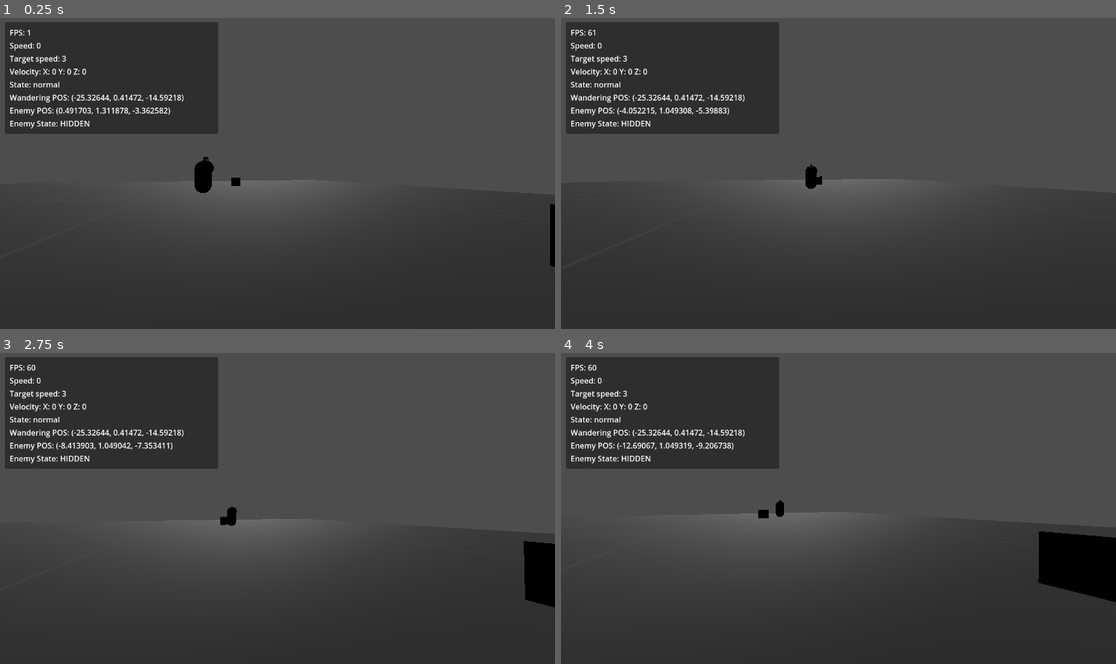
Above: before the commit, frames 1-4 (two rows, left to right).
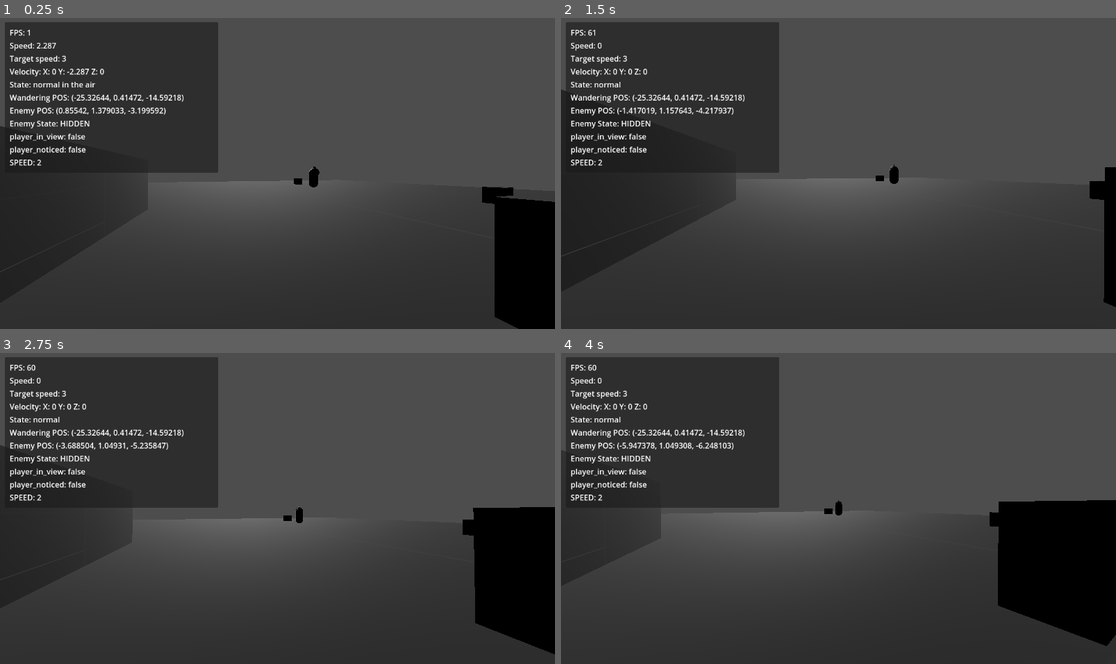
Above: after the commit, the same moments.

Repository: JaredTRand/scarejam2024
Game: Godot game, scene res://Test_Level/Test_level1.tscn
Two runs of this game, one before a commit and one after it. Both use one fixed random seed, a clock stepped at 60 frames per second and the inputs below.
Inputs (mouse positions are in pixels of both pictures, inside the frame that each line leads up to):
- Up to frame 1 (0.25 s): no input
- Up to frame 2 (1.5 s): tap Enter (ui_accept) at 0.5, 0.77 s; move the mouse to (866, 170) at 0.52 s; hold Up (ui_up) from 0.53 s (still down); move the mouse to (810, 173) at 1.27 s
- Up to frame 3 (2.75 s): keep holding Up (ui_up); tap Enter (ui_accept) at 1.52 s; move the mouse to (288, 502) at 2.02 s
- Up to frame 4 (4 s): keep holding Up (ui_up); tap Enter (ui_accept) at 2.75, 3.02, 3.77 s; move the mouse to (832, 511) at 2.77 s; move the mouse to (877, 511) at 3.52 s

The runs differ from the first frame. In frame 1, 13% of the frame differs, in the area x 0-100%, y 7-100%; in frame 2, 9.7%; in frame 3, 13%, in the area x 0-100%, y 28-97%; in frame 4, 13%.

Commit message:
a bit more billy logic

Diff:
--- a/Enemies/Billy/Billy.tscn
+++ b/Enemies/Billy/Billy.tscn
@@ -27,11 +27,17 @@
 [sub_resource type="CapsuleShape3D" id="CapsuleShape3D_ryej0"]
 
 [sub_resource type="CylinderShape3D" id="CylinderShape3D_t1bbh"]
+radius = 12.0
+
+[sub_resource type="CylinderShape3D" id="CylinderShape3D_gg82o"]
+radius = 20.0
 
 [node name="Billy" type="CharacterBody3D" groups=["enemy"]]
 script = ExtResource("1_07erv")
-SPEED = 4.0
+SPEED = 2.0
+RUN_SPEED = 4.0
 TURN_SPEED = 3.5
+ENEMY_FOV = 60
 
 [node name="billiyMesh" type="Node3D" parent="."]
 
@@ -69,8 +75,16 @@
 transform = Transform3D(-1, 0, -8.74228e-08, 0, 1, 0, 8.74228e-08, 0, -1, 0, 0, 0)
 
 [node name="CollisionShape3D" type="CollisionShape3D" parent="see_player"]
-transform = Transform3D(-13, 0, -1.1365e-06, 0, 1, 0, 1.1365e-06, 0, -13, 0, 0, 0)
+transform = Transform3D(-1, 0, -1.50996e-07, 0, 1, 0, 1.50996e-07, 0, -1, 0, 0, 0)
 shape = SubResource("CylinderShape3D_t1bbh")
+
+[node name="notice_player" type="Area3D" parent="."]
+
+[node name="CollisionShape3D" type="CollisionShape3D" parent="notice_player"]
+shape = SubResource("CylinderShape3D_gg82o")
 
 [connection signal="timeout" from="wait_in_pos_timer" to="." method="_on_wait_in_pos_timer_timeout"]
 [connection signal="body_entered" from="see_player" to="." method="_on_see_player_body_entered"]
+[connection signal="body_exited" from="see_player" to="." method="_on_see_player_body_exited"]
+[connection signal="body_entered" from="notice_player" to="." method="_on_notice_player_body_entered"]
+[connection signal="body_exited" from="notice_player" to="." method="_on_notice_player_body_exited"]
--- a/Enemies/Billy/billy.gd
+++ b/Enemies/Billy/billy.gd
@@ -2,7 +2,7 @@
 
 @onready var face_dir:Node3D = $face_dir
 @onready var nav_agent:NavigationAgent3D = $NavigationAgent3D
-@onready var player_view_state:String = "HIDDEN" # HIDDEN, PURSUING, SEARCHING, WAITING
+@onready var player_view_state:String = "HIDDEN" # HIDDEN, PURSUING, SEARCHING, WAITING, NOTICED
 @onready var navRegion:NavigationRegion3D = $"../NavigationRegion3D"
 @onready var wait_in_pos_timer:Timer = $wait_in_pos_timer
 
@@ -10,11 +10,15 @@
 @export var RUN_SPEED:float
 @export var TURN_SPEED:float
 @export var ENEMY_FOV = 70
+
 @onready var wander_pos = set_rand_wander_pos()
 var player_pos
+var last_player_pos
 @onready var rng = RandomNumberGenerator.new()
+@onready var cur_speed = RUN_SPEED
+var player_in_view:bool
+var player_noticed:bool
 
-var player_in_view
 
 func _ready():
 	ENEMY_FOV = cos(deg_to_rad(ENEMY_FOV))
@@ -23,21 +27,42 @@
 	$"../Player/UserInterface/DebugPanel".add_property("Wandering POS", wander_pos, 5)
 	$"../Player/UserInterface/DebugPanel".add_property("Enemy POS", global_transform.origin, 6)
 	$"../Player/UserInterface/DebugPanel".add_property("Enemy State", player_view_state, 7)
-	if(player_view_state == "WAITING"):
+	$"../Player/UserInterface/DebugPanel".add_property("player_in_view", player_in_view, 8)
+	$"../Player/UserInterface/DebugPanel".add_property("player_noticed", player_noticed, 9)
+	$"../Player/UserInterface/DebugPanel".add_property("SPEED", SPEED, 10)
+
+	if(player_view_state == "NOTICED"):
+		if(!player_noticed): return
+		cur_speed = SPEED
+		move_to_player()
+	elif(player_view_state == "PURSUING"): #
+		if(!player_in_view): return
+		cur_speed = RUN_SPEED
+		move_to_player()
+	elif(player_view_state == "WAITING"):
 		return
-	elif(player_view_state == "PURSUING"): #
-		move_to_player()
 	elif(player_view_state == "HIDDEN"):
+		cur_speed = SPEED
 		if(!wander_pos):
 			set_rand_wander_pos()
-		if(snapped(wander_pos.x, 0.1) == snapped(global_transform.origin.x, 0.1) and snapped(wander_pos.z, 0.1)): #if timer stopped or at pos, get new pos
+		print("1")
+		print(snapped(wander_pos.x, 0.1))
+		print(snapped(global_transform.origin.x, 0.1))
+		print(snapped(wander_pos.x, 0.1) == snapped(global_transform.origin.x, 0.1))
+		print("2")
+		snapped(wander_pos.z, 0.1)
+		snapped(global_transform.origin.z, 0.1)
+		snapped(wander_pos.z, 0.1) == snapped(global_transform.origin.z, 0.1)
+		print("")
+
+		if(abs(wander_pos.x - global_transform.origin.x) < 0.1 and abs(wander_pos.z - global_transform.origin.z) < 0.1): #if timer stopped or at pos, get new pos
 			player_view_state = "WAITING"
 			wait_in_pos_timer.start(rng.randf_range(1.0, 11.0))
 		else:
 			wander()
 
 func _process(delta):
-	if(player_in_view):
+	if(player_in_view or player_noticed):
 		check_if_player_in_sight()
 
 func update_target_loc(target_loc):
@@ -54,7 +79,7 @@
 	rotate_y(deg_to_rad(face_dir.rotation.y * TURN_SPEED))
 	var current_loc = global_transform.origin
 	var next_loc = nav_agent.get_next_path_position()
-	var new_velocity = (next_loc - current_loc).normalized() * SPEED
+	var new_velocity = (next_loc - current_loc).normalized() * cur_speed
 
 	velocity = new_velocity
 	move_and_slide()
@@ -67,7 +92,7 @@
 	rotate_y(deg_to_rad(face_dir.rotation.y * TURN_SPEED))
 	var current_loc = global_transform.origin
 	var next_loc = nav_agent.get_next_path_position()
-	var new_velocity = (next_loc - current_loc).normalized() * SPEED
+	var new_velocity = (next_loc - current_loc).normalized() * cur_speed
 	velocity = new_velocity
 	move_and_slide()
 
@@ -85,11 +110,16 @@
 		var canseeya
 		if(facing > ENEMY_FOV):
 			canseeya = "Im lookin at ya"
+			if(player_in_view):
+				player_view_state = "PURSUING"
+			elif(player_noticed):
+				player_view_state = "NOTICED"
 		else:
 			canseeya = "I cant see ya"
-		$"../Player/UserInterface/DebugPanel".add_property("Can enemy see you", canseeya, 8)
+		$"../Player/UserInterface/DebugPanel".add_property("Can enemy see you", canseeya, 10)
 
-		player_view_state = "PURSUING"
+
+
 
 func _on_see_player_body_entered(body):
 	if(body.is_in_group("player")):
@@ -98,3 +128,16 @@
 func _on_see_player_body_exited(body):
 	if(body.is_in_group("player")):
 		player_in_view = false
+		player_view_state = "NOTICED"
+
+
+func _on_notice_player_body_entered(body):
+	if(body.is_in_group("player")):
+		player_noticed = true
+
+func _on_notice_player_body_exited(body):
+	if(body.is_in_group("player")):
+		player_noticed = false
+		player_view_state = "HIDDEN"
+		last_player_pos = player_pos
+		wander_pos = last_player_pos
--- a/Test_Level/Test_level1.tscn
+++ b/Test_Level/Test_level1.tscn
@@ -20,7 +20,7 @@
 transform = Transform3D(1, 0, 0, 0, 1, 0, 0, 0, 1, 0, -4.59051, 0)
 
 [node name="Player" parent="." instance=ExtResource("2_55nbn")]
-transform = Transform3D(0.336208, 0, 0.941788, 0, 1, 0, -0.941788, 0, 0.336208, 13.9135, 0, -3.48979)
+transform = Transform3D(0.336208, 0, 0.941788, 0, 1, 0, -0.941788, 0, 0.336208, 20.0354, 0.736707, 7.73841)
 
 [node name="Billy" parent="." instance=ExtResource("3_f0cvv")]
 transform = Transform3D(1, 0, 0, 0, 1, 0, 0, 0, 1, 0.976617, 1.69084, -3.14528)
Not shown: 1 places in Enemies/Billy/Billy.tscn that only renumber resources
